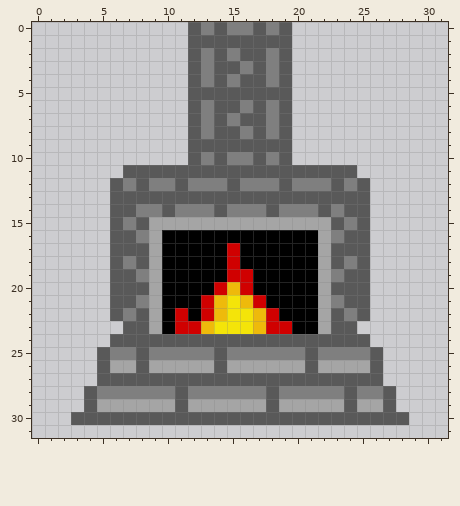
Pixel-art sprite: Assets/Assets/furnace2.png. That is the earlier state.
The file is 32x32 pixels.
Once edited:
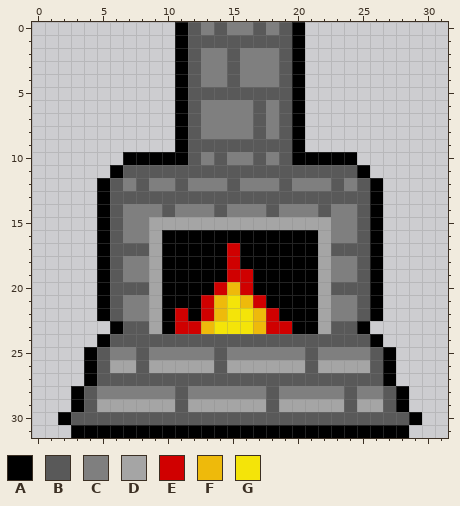
Palette (. is transparent): A #000000  B #595959  C #7f7f7f  D #a5a5a5  E #d00000  F #eeba0b  G #f4e409
Difference:
The edit adds colour A in rows 0 to 9 at x 11 and 20; in row 10 at x 7 to 11 and 20 to 24; in row 11 at x 6 and 25; in rows 12 to 22 at x 5 and 26; in row 23 at x 6 and 25; in row 24 at x 5 and 26.
The edit adds colour A in rows 25 to 27 at x 4 and 27; in rows 28 to 29 at x 3 and 28; in row 30 at x 2 and 29; in row 31 at x 3 to 28.
Colour C gives way to colour B in row 2 at x 15; in row 4 at x 15.
Colour B gives way to colour C in row 2 at x 14 and 16 to 17; in row 3 at x 14 and 17; in row 4 at x 14 and 16 to 17; in row 6 at x 14 to 15; in row 7 at x 14 and 16; in row 8 at x 14 to 15.
Colour B gives way to colour C in row 14 at x 7 and 24; in row 15 at x 8 and 23; in row 16 at x 7 and 24; in row 18 at x 8 and 23; in row 19 at x 7 and 24; in row 21 at x 7 and 24.
Colour B gives way to colour C in row 22 at x 8 and 23.
